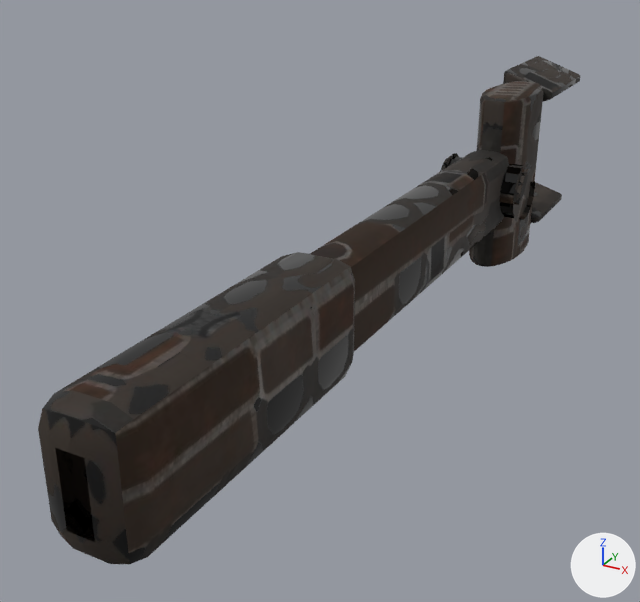
A saved change to the glTF model Sandbox/GameData/Models/Weapons/pighcib_wrench.glb.
Rendered twice from a 50 mm camera at (0.108, -0.26, 0.102) aimed at (-0.025, -0.019, -0.019). The axes (+X, +Y, +Z) are drawn at lower right. The lights are the same throughout. The first picture is the older version. Vertices at exactly the same position are counted once.

Objects in the first picture: 'pighcib_wrench'.
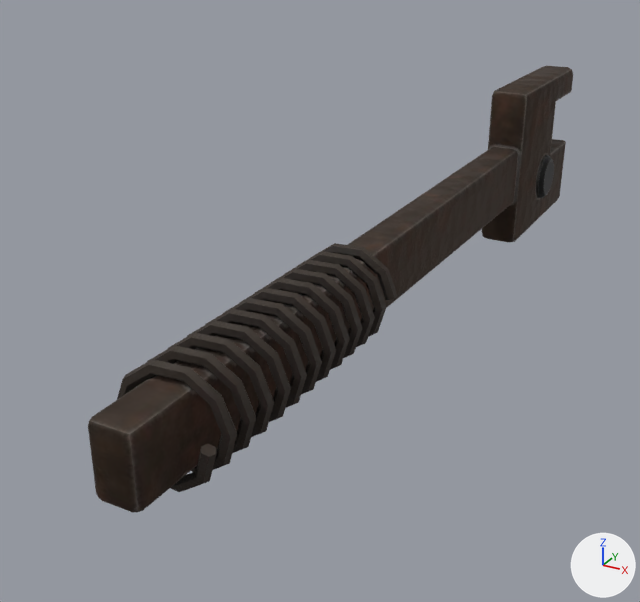
Where the change shows, as pixel boxes [x1, y1, x2, y2] in the pictures (640 x 602 px):
'pighcib_wrench', surface changed, reshaped (10% narrower, 12% shorter): before [38, 56, 580, 564]; after [88, 66, 573, 512]
part 1 of me_pighcib_wrench, rebuilt (6% shorter): before [56, 150, 509, 541]; after [88, 146, 518, 512]
part 2 of me_pighcib_wrench, rebuilt (12% narrower, 20% shorter): before [38, 252, 355, 564]; after [117, 243, 397, 492]
part 3 of me_pighcib_wrench, added: after [482, 66, 573, 243]
part 4 of me_pighcib_wrench, added: after [536, 155, 554, 198]
part 5 of me_pighcib_wrench, deleted: before [440, 153, 536, 222]
part 6 of me_pighcib_wrench, deleted: before [530, 183, 562, 223]
part 7 of me_pighcib_wrench, deleted: before [469, 56, 580, 267]

Diff of the bpy script that builds the scene:
```diff
--- a/Sandbox/GameData/Models/Weapons/pighcib_wrench.glb.py
+++ b/Sandbox/GameData/Models/Weapons/pighcib_wrench.glb.py
@@ img_pighcib_wrench_normal @@
+img_pighcib_wrench_normal = load_image('pighcib_wrench_Normal', '_unpacked/pighcib_wrench_Normal', 1024, 1024, 'Non-Color')
@@ mat_weapon @@
 mat_weapon = bpy.data.materials.new('Weapon')
-# nodes: BsdfPrincipled, Mix, OutputMaterial, SeparateColor, TexImage x2, VertexColor
+# nodes: BsdfPrincipled, NormalMap, OutputMaterial, SeparateColor, TexImage x3
 # uses the picture img_pighcib_wrench_basecolor
+# uses the picture img_pighcib_wrench_normal
 # uses the picture img_pighcib_wrench_orm
@@ me_pighcib_wrench @@
 # used by ob_pighcib_wrench; location = (0.0, 0.0, 0.0)
-me_pighcib_wrench.from_pydata(...)  # 668 vertices, 1312 faces; spans x -0.017..0.017, y -0.16..0.17, z -0.035..0.039
+me_pighcib_wrench.from_pydata(...)  # 902 vertices, 1788 faces; spans x -0.015..0.015, y -0.15..0.17, z -0.03..0.035
+# me_pighcib_wrench part 1: the loose piece of 56 vertices spanning x -0.009..0.009, y -0.16..0.08, z -0.015..0.015 is rebuilt with 56 vertices and now spans x -0.006..0.006, y -0.15..0.1, z -0.012..0.012
+# me_pighcib_wrench part 2: the loose piece of 56 vertices spanning x -0.012..0.012, y -0.16..-0.06, z -0.018..0.018 is rebuilt with 726 vertices and now spans x -0.015..0.015, y -0.137..-0.043, z -0.014..0.014
+# me_pighcib_wrench part 3: a new loose piece of 72 vertices spanning x -0.008..0.008, y 0.095..0.17, z -0.03..0.035, in mat_weapon
+# me_pighcib_wrench part 4: a new loose piece of 48 vertices spanning x -0.011..0.011, y 0.12..0.14, z -0.018..0.002, in mat_weapon
+# me_pighcib_wrench part 5: the loose piece of 220 vertices spanning x -0.017..0.017, y 0.063..0.087, z -0.012..0.012 is deleted
+# me_pighcib_wrench part 6: the loose piece of 56 vertices spanning x -0.011..0.011, y 0.12..0.16, z -0.033..-0.017 is deleted
+# me_pighcib_wrench part 7
+# 280 vertices are removed from x -0.011..0.011, y 0.076..0.17, z -0.035..0.039
+# 552 faces are deleted
 me_pighcib_wrench.materials.append(mat_weapon)
```
